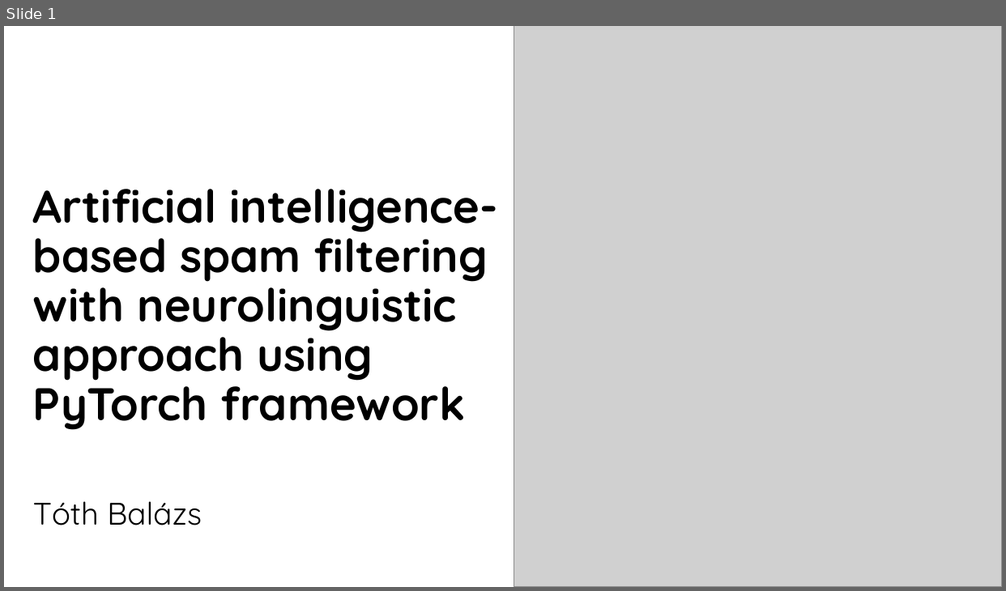
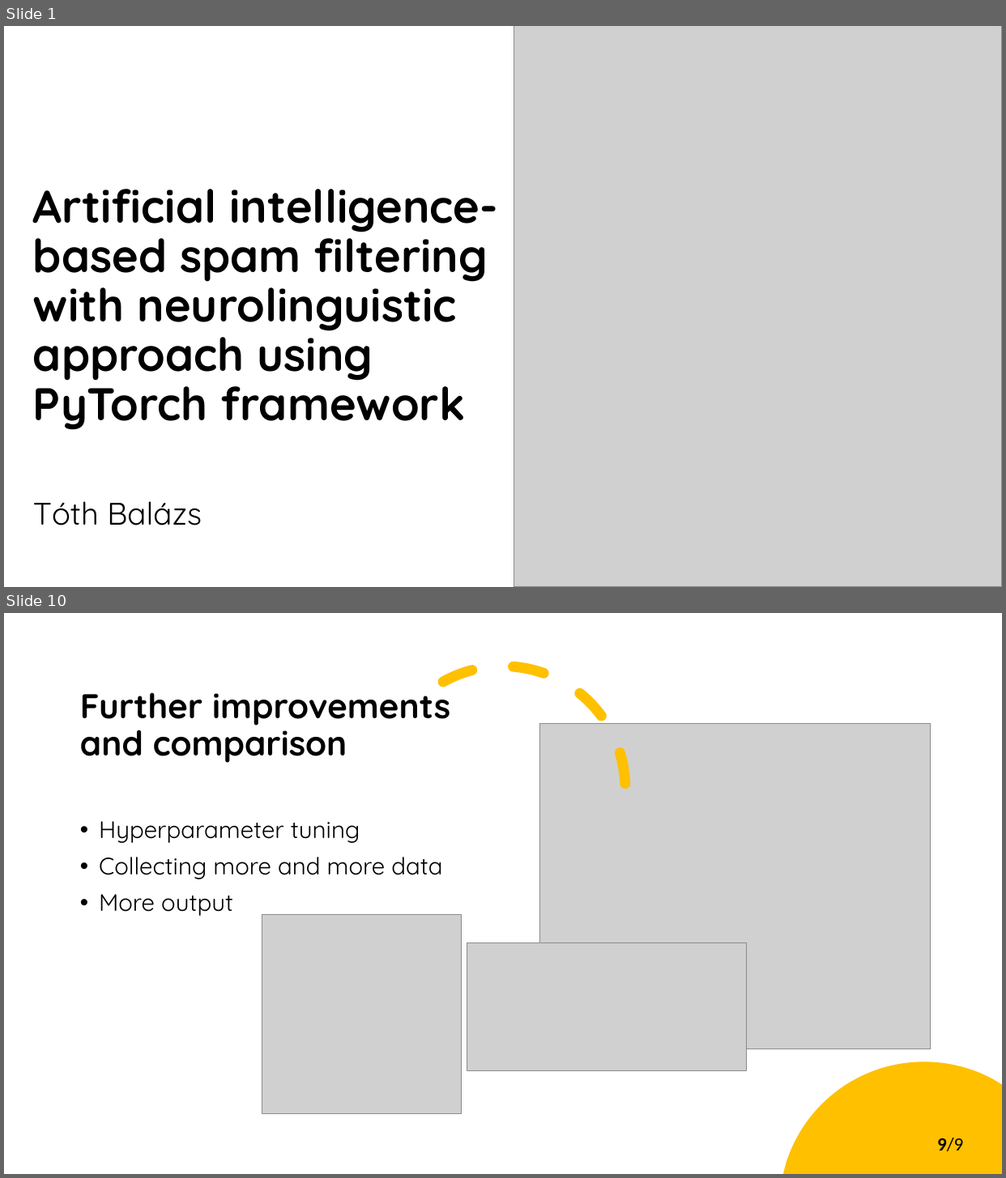
Before and after one commit to 0xbalazstoth/Projektmunka, a slide deck: publikacio/MWZX0D_PROJ_PREZ.pptx. Shown one above the other, each under a label of ours: slide 1 before the commit, slides 1 and 10 after it; the slides between them are not shown. The pictures are 1006x591 and 1006x1178 pixels, drawn with LibreOffice and Linux fonts; fonts in the diff are those of the drawing; grey boxes stand for pictures. Boxes give left, top, right and bottom in pixels: in the first picture for what was removed or moved away, otherwise in the second. Text is boxed around its words. In the diff, an @@ line names an element or a change of style, - is before the commit and + after.

```diff
--- a/publikacio/MWZX0D_PROJ_PREZ.pptx
+++ b/publikacio/MWZX0D_PROJ_PREZ.pptx
@@ slide 10 added at <box>4,613,1002,1174</box>, background #FFFFFF @@
@@ title added at <box>80,683,450,763</box>, 33 pt, text #000000, bold @@
+Further improvements and comparison
@@ arc (boxed as its full ellipse) added at <box>381,666,625,911</box>, outline #FFC000 10 pt dashed @@
@@ picture added at <box>539,724,930,1050</box> @@
@@ text added at <box>99,821,442,916</box>, 23 pt, text #000000 @@
+• Hyperparameter tuning
+• Collecting more and more data
+• More output
@@ picture added at <box>262,915,462,1114</box> @@
@@ picture added at <box>467,944,747,1071</box> @@
@@ freeform shape added at <box>783,1063,1002,1174</box>, fill #FFC000 @@
@@ text added at <box>937,1138,963,1152</box>, 18 pt, text #000000 @@
+9/9
```
Also in this commit, not shown: 4 slides changed, 5 other slides added, 2 slides removed, 28 other files.
